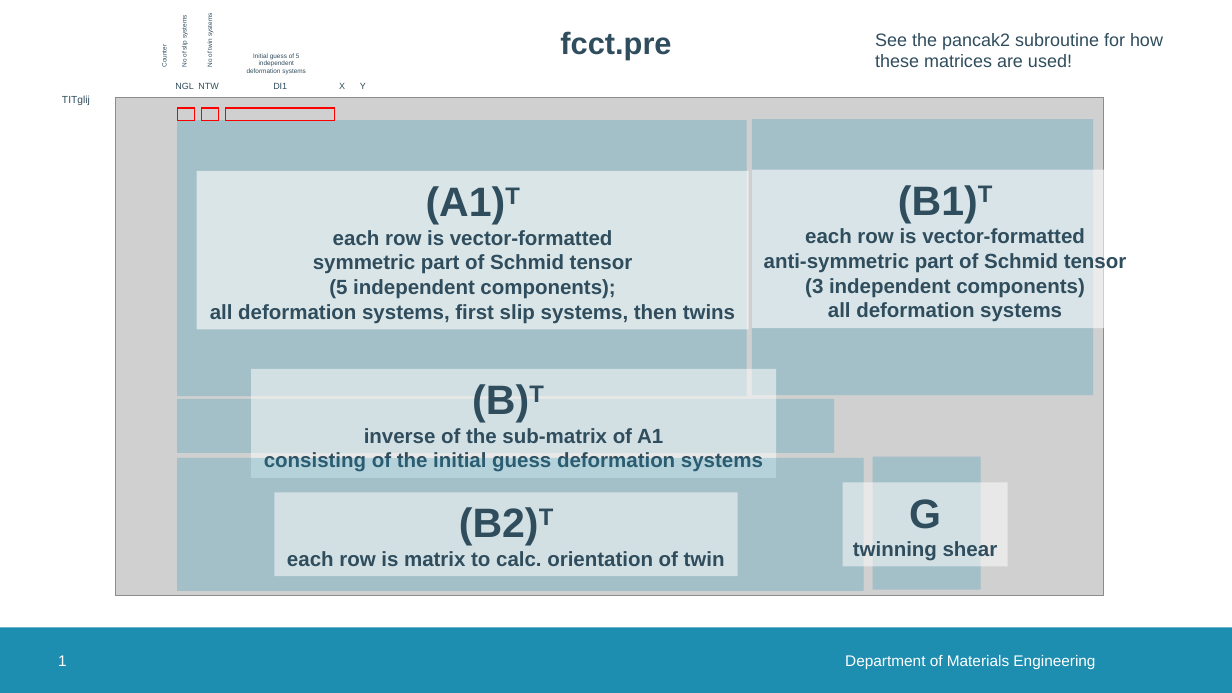
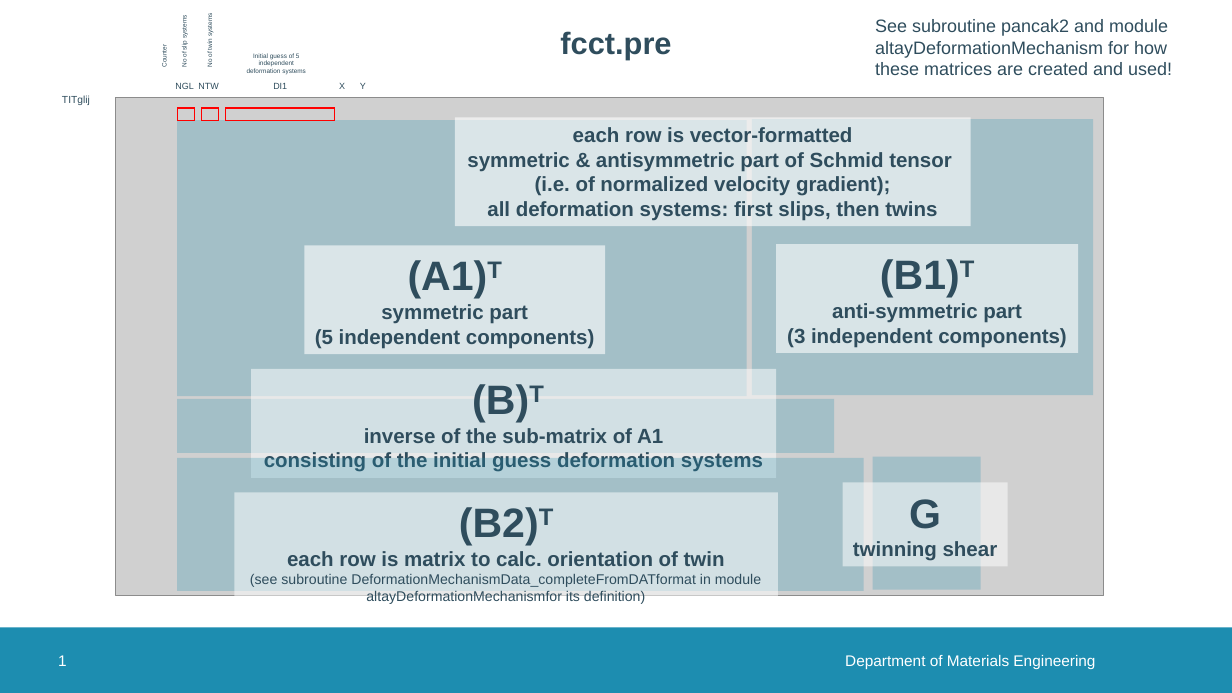
Before and after one commit to comp-mater-sci/CrysP, a slide deck: slide 1 of people/mbonisch/pre dat file format.pptx. Drawn at 1232x693 pixels with LibreOffice and Linux fonts; fonts in the diff are those of the drawing; grey boxes stand for pictures; background and template pictures are left out. Boxes give left, top, right and bottom in pixels: in the first picture for what was removed or moved away, otherwise in the second. Text is boxed around its words. In the diff, an @@ line names an element or a change of style, - is before the commit and + after.

```diff
--- a/people/mbonisch/pre dat file format.pptx
+++ b/people/mbonisch/pre dat file format.pptx
@@ text at (875, 19, 1172, 75): text changed @@
-See the pancak2 subroutine for how
-these matrices are used!
+See subroutine pancak2 and module altayDeformationMechanism for how
+these matrices are created and used!
@@ rectangle added at (455, 117, 970, 226), fill #FFFFFF at 60% opacity, 16 pt, text #2F4D5D, bold @@
+each row is vector-formatted
+symmetric & antisymmetric part of Schmid tensor
+(i.e. of normalized velocity gradient);
+all deformation systems: first slips, then twins
@@ rectangle "(A1)T": place and size @@
-rectangle "(A1)T" at (197, 171, 749, 330)
+rectangle "(A1)T" at (304, 246, 605, 355)
@@ rectangle "(B1)T": place and size @@
-rectangle "(B1)T" at (752, 170, 1139, 329)
+rectangle "(B1)T" at (776, 244, 1079, 353)
@@ text in rectangle at (315, 304, 594, 349): text changed @@
-each row is vector-formatted
-symmetric part of Schmid tensor
-(5 independent components);
-all deformation systems, first slip systems, then twins
+symmetric part
+(5 independent components)
@@ text in rectangle at (828, 302, 1062, 321): paragraph removed @@
-all deformation systems
@@ text in rectangle at (832, 303, 1022, 323): text changed @@
-each row is vector-formatted
-anti-symmetric part of Schmid tensor
+anti-symmetric part
@@ rectangle "(B2)T": place and size @@
-rectangle "(B2)T" at (274, 493, 738, 577)
+rectangle "(B2)T" at (235, 493, 778, 611)
@@ text in rectangle at (250, 574, 761, 604): paragraph added @@
+(see subroutine DeformationMechanismData_completeFromDATformat in module altayDeformationMechanismfor its definition)
```
Also in this commit, not shown: 1 other file.
